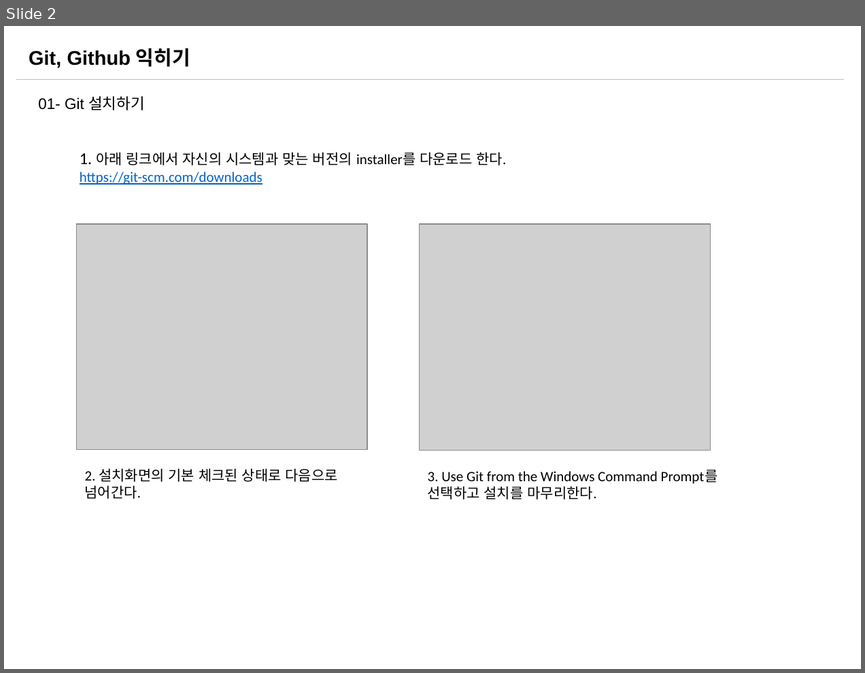
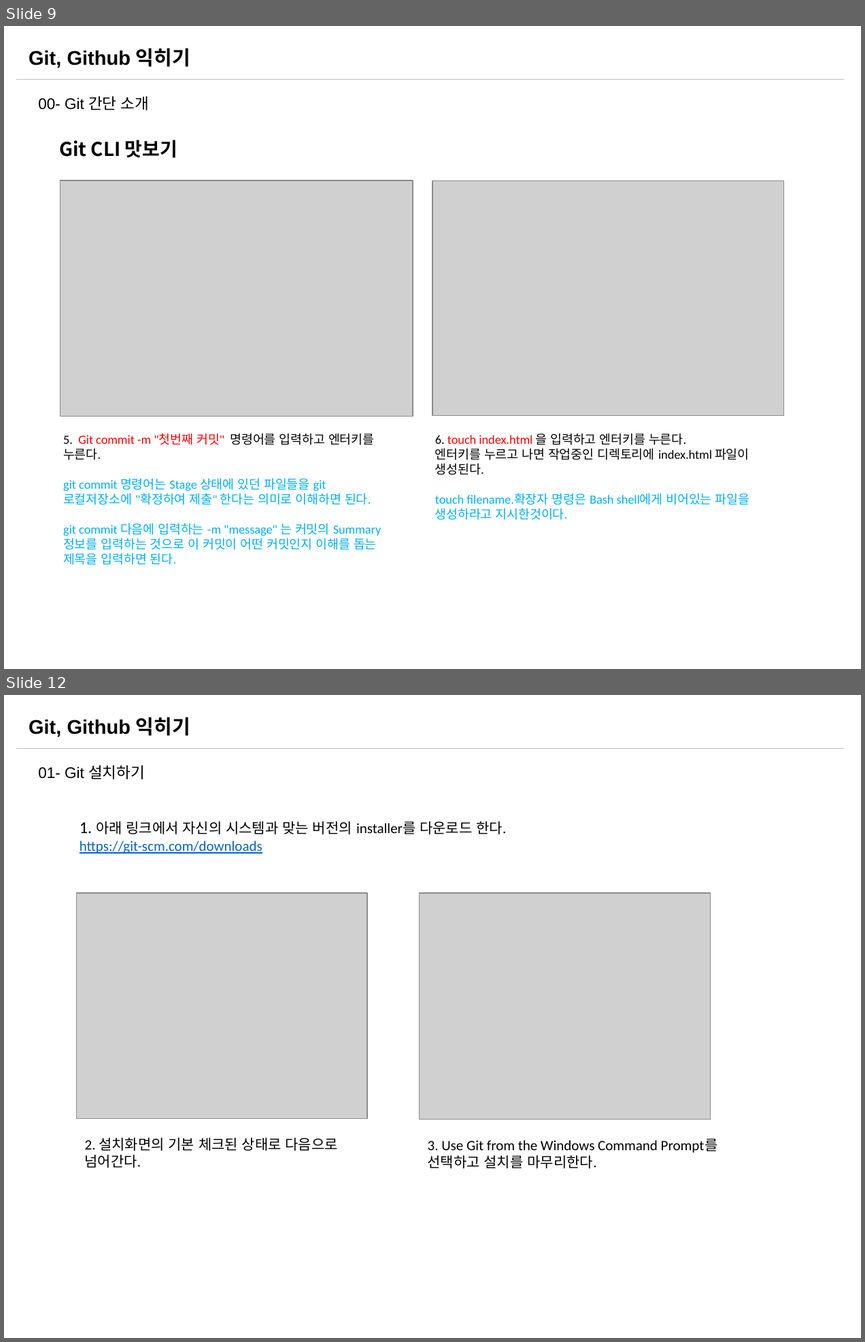
Before and after one commit to sabin21/NodeJS_Workflow_Study, a slide deck: CH00_Git_Github.pptx. Shown one above the other, each under a label of ours: slide 2 before the commit, slides 9 and 12 after it; the slides between them are not shown. The pictures are 865x673 and 865x1342 pixels, drawn with LibreOffice and Linux fonts; fonts in the diff are those of the drawing; grey boxes stand for pictures. Boxes give left, top, right and bottom in pixels: in the first picture for what was removed or moved away, otherwise in the second. Text is boxed around its words. In the diff, an @@ line names an element or a change of style, - is before the commit and + after.

```diff
--- a/CH00_Git_Github.pptx
+++ b/CH00_Git_Github.pptx
@@ slide 9 added at (4,26,861,669), background #FFFFFF; not listed: 2 template elements that a slide beside it also shows @@
@@ text added at (38,96,149,110), 12.9 pt, text #000000 @@
+00- Git 간단 소개
@@ text added at (59,140,177,158), 16 pt, text #000000, bold @@
+Git CLI 맛보기
@@ picture added at (60,180,413,416) @@
@@ picture added at (432,180,784,415) @@
@@ text added at (63,433,381,565), 10.5 pt, text #00B0F0 @@
+5. Git commit -m "첫번째 커밋" 명령어를 입력하고 엔터키를 누른다.
+git commit 명령어는 Stage 상태에 있던 파일들을 git 로컬저장소에 "확정하여 제출" 한다는 의미로 이해하면 된다.
+git commit 다음에 입력하는 -m "message" 는 커밋의 Summary 정보를 입력하는 것으로 이 커밋이 어떤 커밋인지 이해를 돕는 제목을 입력하면 된다.
@@ text added at (435,433,749,520), 10.5 pt, text #000000 @@
+6. touch index.html 을 입력하고 엔터키를 누른다.
+엔터키를 누르고 나면 작업중인 디렉토리에 index.html 파일이 생성된다.
+touch filename.확장자 명령은 Bash shell에게 비어있는 파일을 생성하라고 지시한것이다.
@@ what was slide 2 is now slide 12 @@
```
Also in this commit, not shown: 3 slides changed, 8 other slides added, 2 other files.
